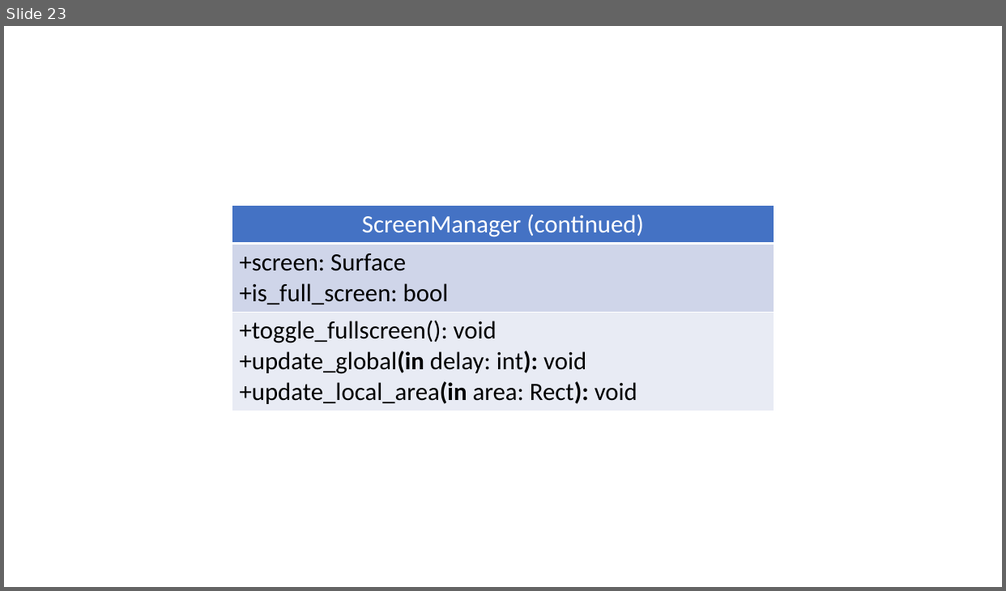
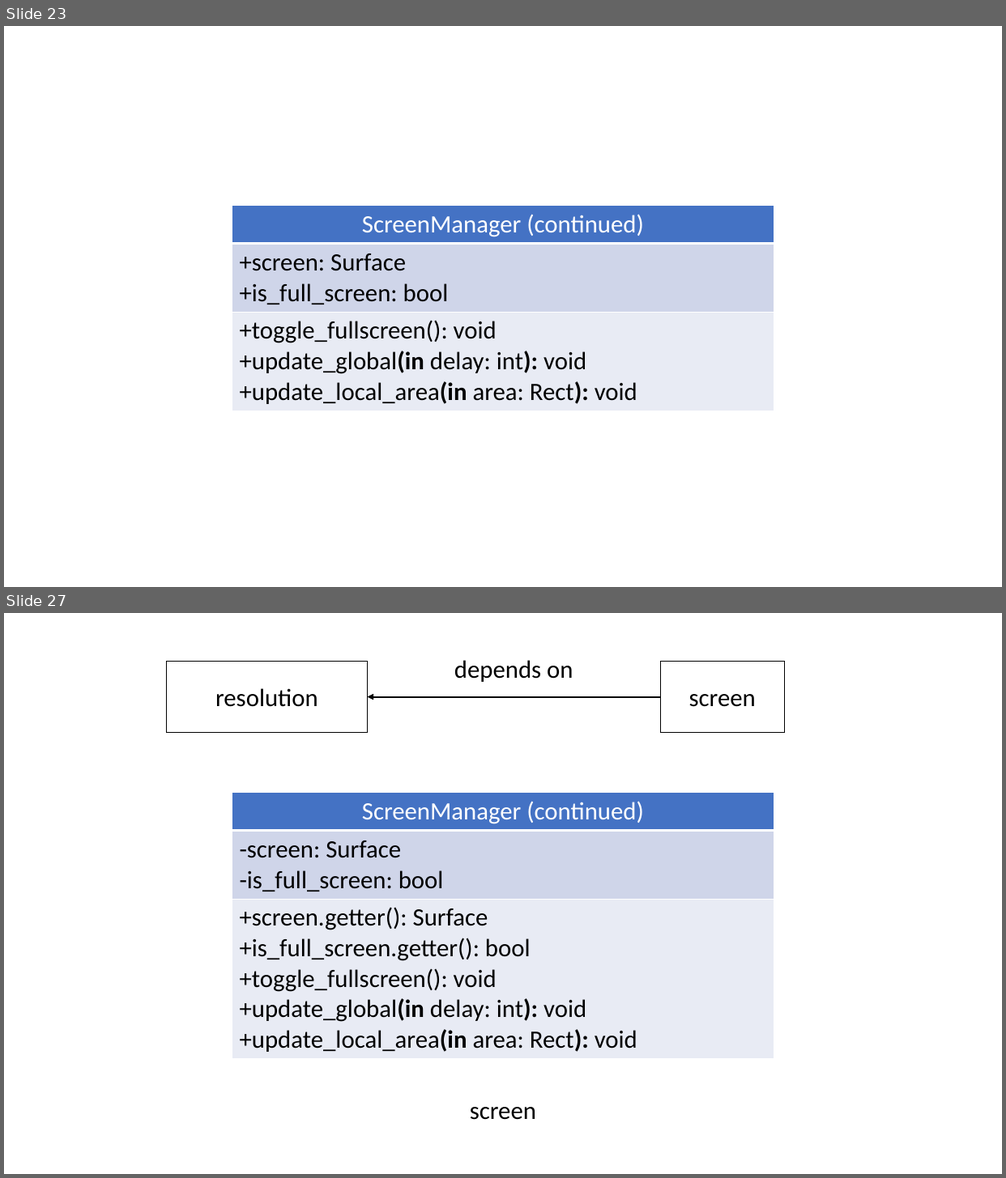
Before and after one commit to wertolf/vocabulary-builder, a slide deck: documentation/diagrams.pptx. Shown one above the other, each under a label of ours: slide 23 before the commit, slides 23 and 27 after it; the slides between them are not shown. The pictures are 1006x591 and 1006x1178 pixels, drawn with LibreOffice and Linux fonts; fonts in the diff are those of the drawing. Boxes give left, top, right and bottom in pixels: in the first picture for what was removed or moved away, otherwise in the second. Text is boxed around its words. In the diff, an @@ line names an element or a change of style, - is before the commit and + after.

```diff
--- a/documentation/diagrams.pptx
+++ b/documentation/diagrams.pptx
@@ slide 27 added at box(4, 613, 1002, 1174), background #FFFFFF @@
@@ rectangle added at box(167, 661, 367, 733), fill #FFFFFF, outline #000000 1 pt, 24 pt, text #000000 @@
+resolution
@@ text added at box(454, 660, 573, 682), 24 pt, text #000000 @@
+depends on
@@ rectangle added at box(661, 661, 785, 733), fill #FFFFFF, outline #000000 1 pt, 24 pt, text #000000 @@
+screen
@@ arrow added from (661, 697) to (367, 697), #000000 1.5 pt @@
@@ table added at box(232, 793, 774, 1055), 3 rows, 1 columns @@
+ScreenManager (continued)
+-screen: Surface / -is_full_screen: bool
++screen.getter(): Surface / +is_full_screen.getter(): bool / +toggle_fullscreen(): void / +update_global(in delay: int): void / +update_local_area(in area: Rect): void
@@ text added at box(470, 1107, 536, 1120), 24 pt, text #000000 @@
+screen
```
Also in this commit, not shown: 5 other slides added, 26 other files.
